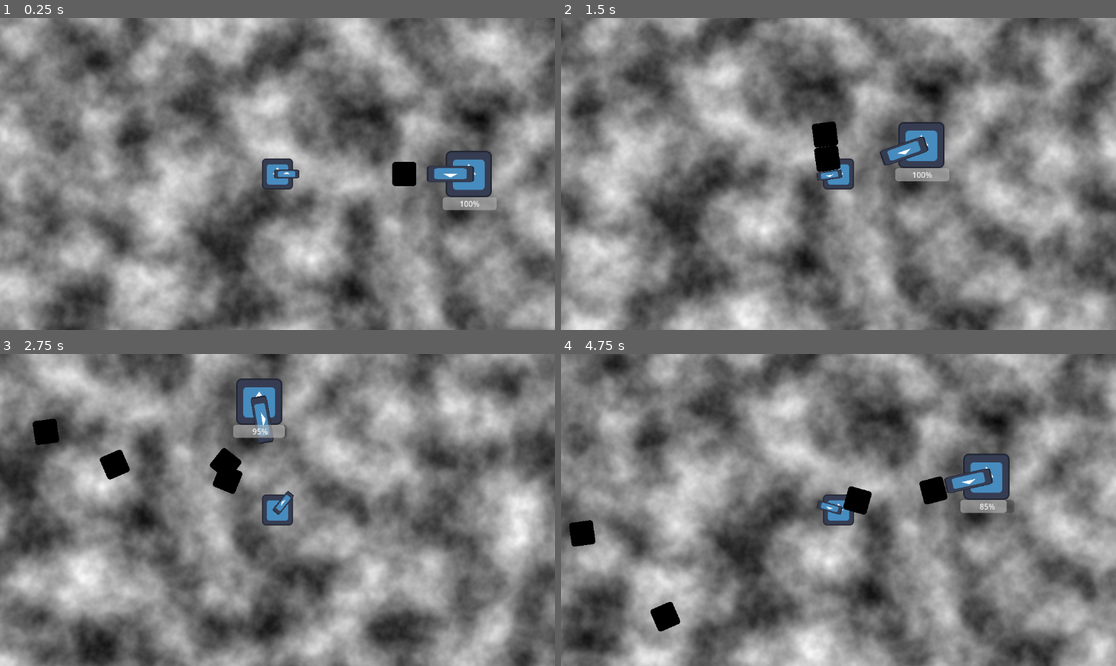
Above: before the commit, frames 1-4 (two rows, left to right).
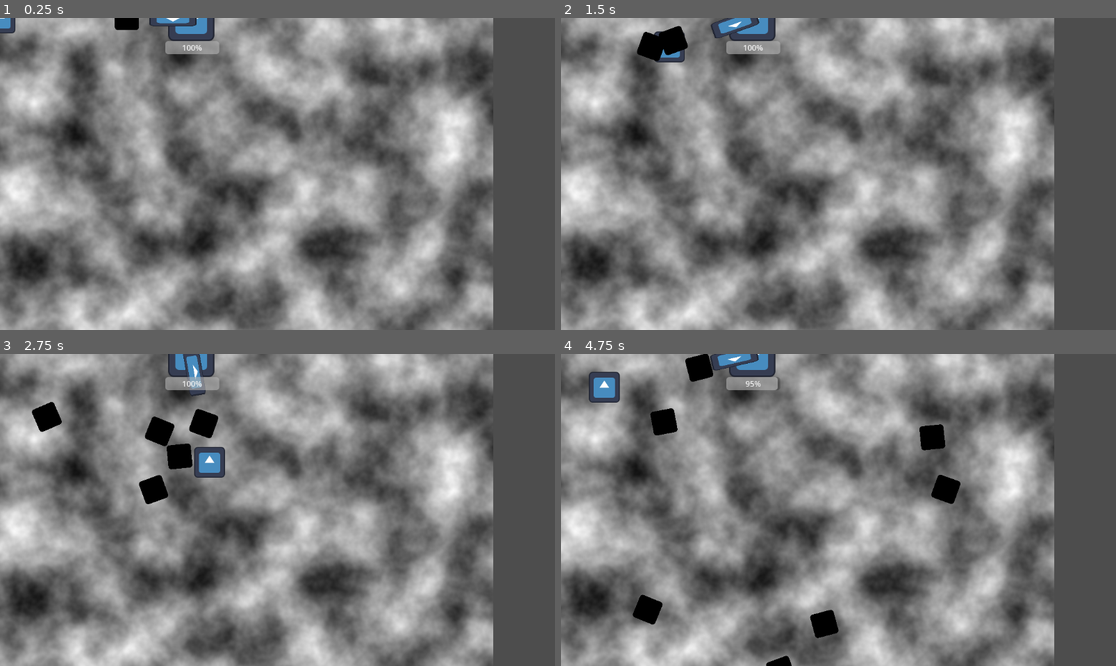
Above: after the commit, the same moments.

Repository: jacobartis/Tower-of-the-Time-Lich
Game: Godot game, scene res://world.tscn
Same seed, same stepped clock (60 frames per second), same inputs: the game is played once before the commit and once after it. The engine's default icon, where the game draws it, is replaced by a stand-in: a white triangle on a blue panel in a dark square.
Inputs (mouse positions are in pixels of both pictures, inside the frame that each line leads up to):
- Up to frame 1 (0.25 s): no input
- Up to frame 2 (1.5 s): move the mouse to (960, 158) at 0.52 s; hold D (player_right) 0.53-1.28 s; click (960, 158) at 0.6 s; move the mouse to (727, 189) at 1.27 s; hold S (player_down) from 1.28 s (still down); click (727, 189) at 1.35 s
- Up to frame 3 (2.75 s): move the mouse to (333, 441) at 2.02 s; release S (player_down) at 2.03 s; hold D (player_right) from 2.03 s (still down); click (333, 441) at 2.1 s
- Up to frame 4 (4.75 s): move the mouse to (810, 572) at 2.77 s; release D (player_right) at 2.78 s; hold W (player_up) 2.78-3.53 s; click (810, 572) at 2.85 s; move the mouse to (1005, 556) at 3.52 s; hold A (player_left) from 3.53 s (still down); click (1005, 556) at 3.6 s; move the mouse to (672, 463) at 4.27 s; click (672, 463) at 4.35 s

The runs differ from the first frame. In frame 1, 71% of the frame differs, in the area x 0-100%, y 0-100%; in frame 2, 69%; in frame 3, 70%; in frame 4, 71%.

Commit message:
Created weapon scene, added scene to player. Connected attack comp in weapon scenes.

Diff:
--- a/scenes/player/player.tscn
+++ b/scenes/player/player.tscn
@@ -6,6 +6,7 @@
 [ext_resource type="Script" path="res://scripts/entity components/hit_handler_component.gd" id="3_q3ky6"]
 [ext_resource type="Script" path="res://scripts/entity components/health_component.gd" id="4_nda1r"]
 [ext_resource type="Script" path="res://scripts/player/weapon_holder.gd" id="6_52hcq"]
+[ext_resource type="PackedScene" uid="uid://dqyuvkn24rt4d" path="res://scenes/weapons/weapon.tscn" id="7_h1lr7"]
 
 [sub_resource type="RectangleShape2D" id="RectangleShape2D_2ctgj"]
 size = Vector2(48, 46)
@@ -39,13 +40,10 @@
 scale = Vector2(0.5, 0.5)
 texture = ExtResource("2_bp17w")
 
-[node name="weapon" type="Node2D" parent="."]
+[node name="WeaponHolder" type="Node2D" parent="."]
 script = ExtResource("6_52hcq")
 
-[node name="Sprite2D" type="Sprite2D" parent="weapon"]
-position = Vector2(19, 0)
-scale = Vector2(0.40625, 0.140625)
-texture = ExtResource("2_bp17w")
+[node name="Weapon" parent="WeaponHolder" instance=ExtResource("7_h1lr7")]
 
 [node name="Camera2D" type="Camera2D" parent="."]
 
--- a/scenes/projectiles/enemy_projectile.tscn
+++ b/scenes/projectiles/enemy_projectile.tscn
@@ -16,10 +16,11 @@
 script = ExtResource("5_g3f1c")
 damage = 5.0
 
-[node name="Projectile" type="CharacterBody2D"]
+[node name="Projectile" type="CharacterBody2D" node_paths=PackedStringArray("attack_component")]
 collision_layer = 0
 collision_mask = 0
 script = ExtResource("1_0nqaj")
+attack_component = NodePath("AttackComponent")
 
 [node name="CollisionShape2D" type="CollisionShape2D" parent="."]
 shape = SubResource("CircleShape2D_miww4")
--- a/scenes/projectiles/player_projectile.tscn
+++ b/scenes/projectiles/player_projectile.tscn
@@ -16,10 +16,11 @@
 script = ExtResource("5_rbthv")
 damage = 5.0
 
-[node name="Projectile" type="CharacterBody2D"]
+[node name="Projectile" type="CharacterBody2D" node_paths=PackedStringArray("attack_component")]
 collision_layer = 0
 collision_mask = 0
 script = ExtResource("1_jvvej")
+attack_component = NodePath("AttackComponent")
 
 [node name="CollisionShape2D" type="CollisionShape2D" parent="."]
 shape = SubResource("CircleShape2D_miww4")
--- /dev/null
+++ b/scenes/weapons/weapon.tscn
@@ -0,0 +1,41 @@
+[gd_scene load_steps=8 format=3 uid="uid://dqyuvkn24rt4d"]
+
+[ext_resource type="Script" path="res://scripts/weapons/weapon.gd" id="1_n2m5o"]
+[ext_resource type="Script" path="res://scripts/attacks/weapon_stats.gd" id="2_2ecgh"]
+[ext_resource type="Texture2D" uid="uid://dydrn18skchfq" path="res://icon.svg" id="2_l728l"]
+[ext_resource type="Script" path="res://scripts/weapons/weapon_attack.gd" id="3_567xj"]
+[ext_resource type="AudioStream" uid="uid://b77lmhahvn6y1" path="res://audio/sfx/training-program-incorrect1-88736.mp3" id="4_bscbd"]
+[ext_resource type="Script" path="res://scripts/audio/pitch_audio_player_2d.gd" id="5_6ildq"]
+
+[sub_resource type="Resource" id="Resource_h7jbt"]
+script = ExtResource("2_2ecgh")
+bullet_speed = 200.0
+damage = 2.5
+
+[node name="Weapon" type="Node2D" node_paths=PackedStringArray("prim_fire")]
+script = ExtResource("1_n2m5o")
+stats = SubResource("Resource_h7jbt")
+prim_fire = NodePath("WeaponAttack")
+
+[node name="Sprite2D" type="Sprite2D" parent="."]
+position = Vector2(28, 0)
+scale = Vector2(0.578125, 0.140625)
+texture = ExtResource("2_l728l")
+
+[node name="PrimCooldown" type="Timer" parent="."]
+
+[node name="ProjSpawn" type="Node2D" parent="."]
+
+[node name="WeaponAttack" type="Node" parent="." node_paths=PackedStringArray("proj_spawn", "weapon")]
+script = ExtResource("3_567xj")
+proj_spawn = NodePath("../ProjSpawn")
+weapon = NodePath("..")
+
+[node name="CantPerform" type="AudioStreamPlayer2D" parent="."]
+stream = ExtResource("4_bscbd")
+volume_db = 10.0
+script = ExtResource("5_6ildq")
+max_pitch = 1.1
+min_pitch = 0.9
+
+[connection signal="wrong_action" from="." to="CantPerform" method="play_pitched"]
Not shown: 1 places in scenes/player/player.tscn that only renumber resources
